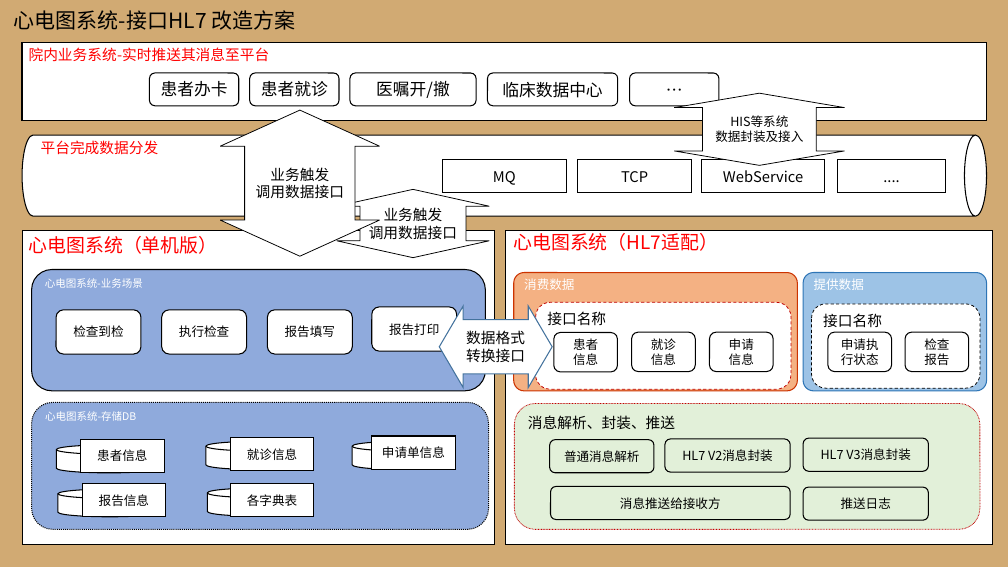
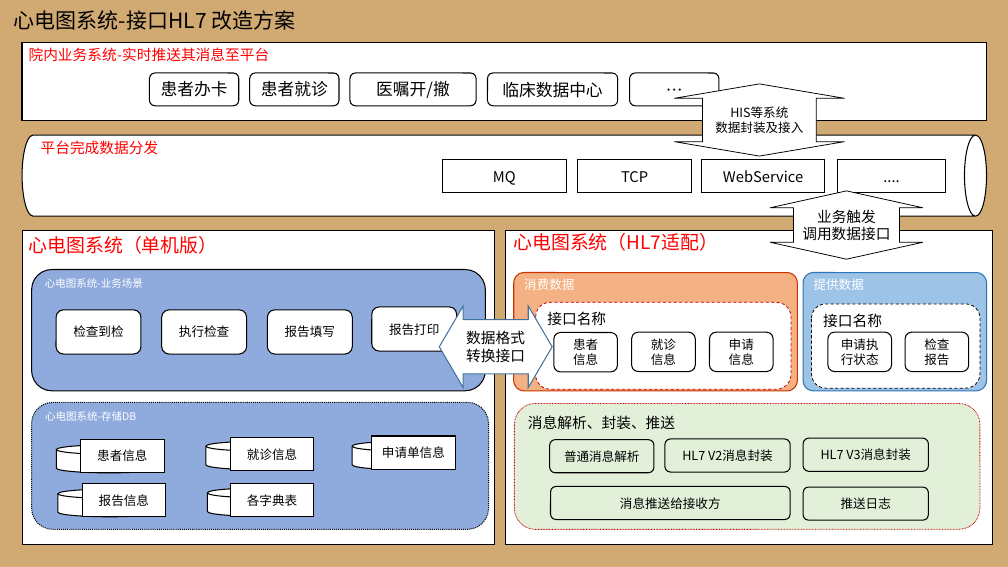
Before and after one commit to medicalhome/szbj-doc, a slide deck: slide 4 of 深圳监护HL7升级-解决方案素材（姚会新）.pptx. Drawn at 1008x567 pixels with LibreOffice and Linux fonts; fonts in the diff are those of the drawing. Boxes give left, top, right and bottom in pixels: in the first picture for what was removed or moved away, otherwise in the second. Text is boxed around its words. In the diff, an @@ line names an element or a change of style, - is before the commit and + after.

```diff
--- a/深圳监护HL7升级-解决方案素材（姚会新）.pptx
+++ b/深圳监护HL7升级-解决方案素材（姚会新）.pptx
@@ up down arrow "HIS等系统": place and size @@
-up down arrow "HIS等系统" at (675, 93, 845, 165)
+up down arrow "HIS等系统" at (675, 84, 845, 156)
@@ up down arrow removed at (220, 110, 380, 256) @@
-业务触发
-调用数据接口
@@ up down arrow "业务触发": place and size @@
-up down arrow "业务触发" at (337, 189, 489, 257)
+up down arrow "业务触发" at (771, 191, 923, 259)
```
Also in this commit, not shown: 5 other files.
